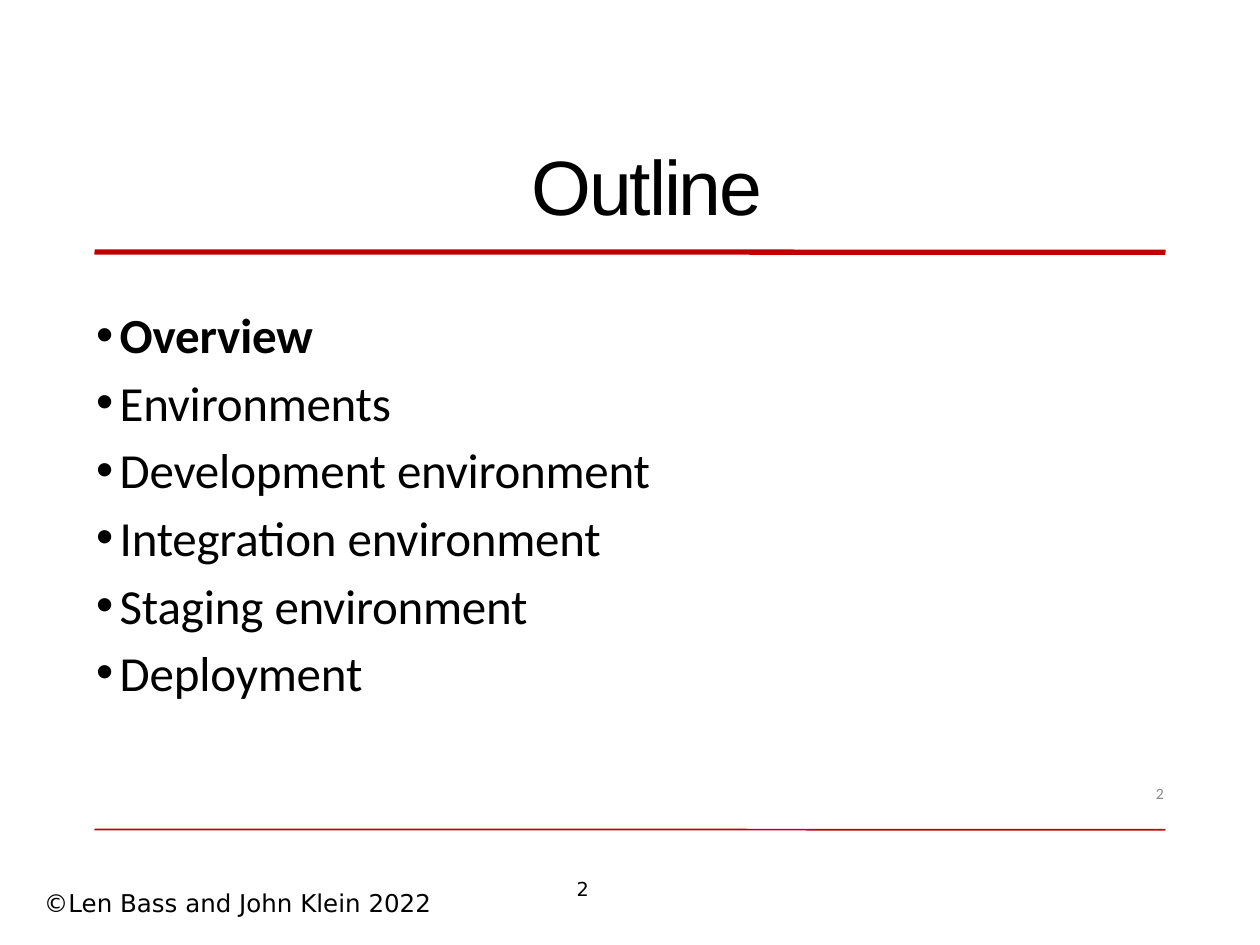
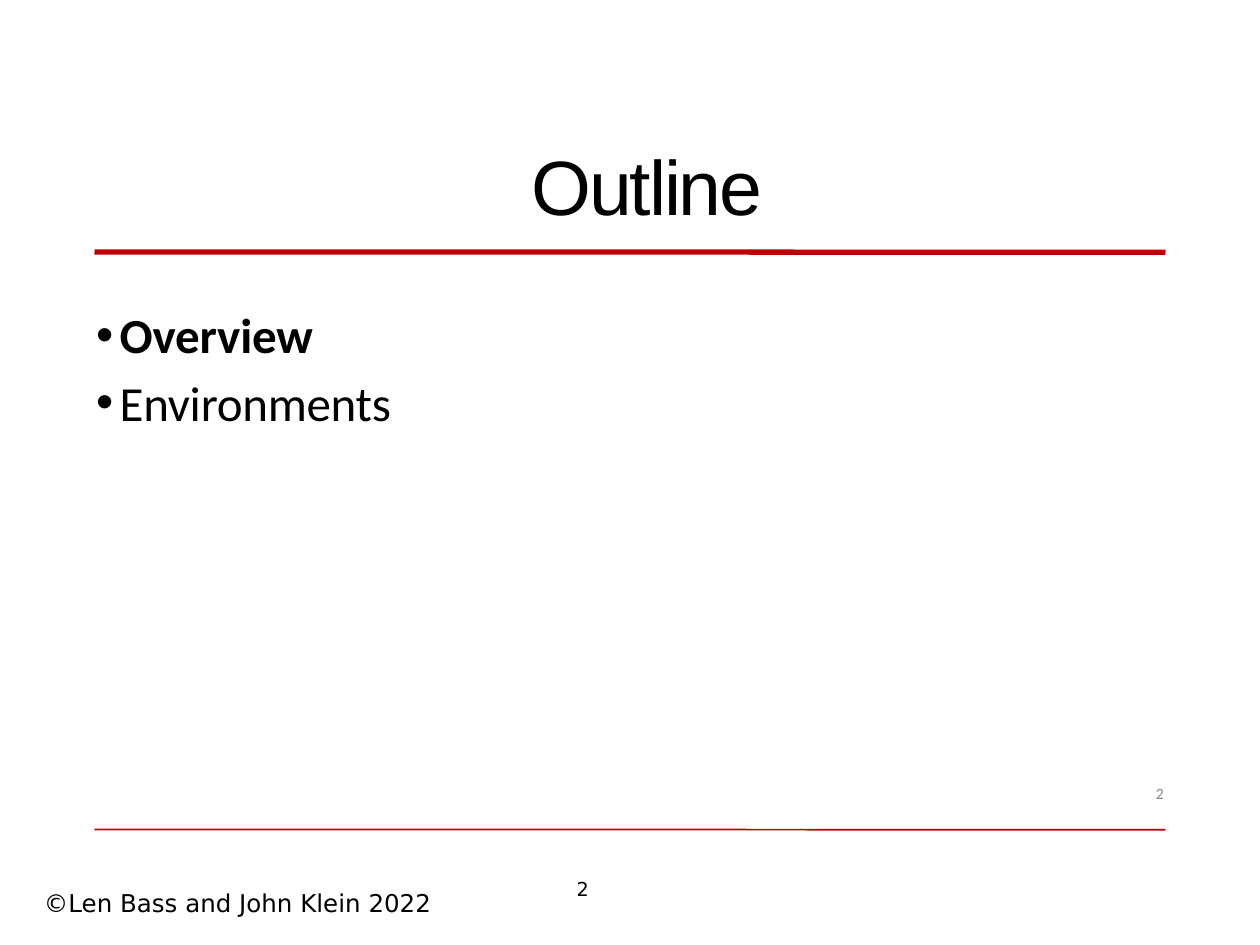
Before and after one commit to len-bass/dosebook, a slide deck: slide 2 of Chap 11--Deployment pipeline 1.pptx. Drawn at 1260x945 pixels with LibreOffice and Linux fonts; fonts in the diff are those of the drawing; background and template pictures are left out. Boxes give left, top, right and bottom in pixels: in the first picture for what was removed or moved away, otherwise in the second. Text is boxed around its words. In the diff, an @@ line names an element or a change of style, - is before the commit and + after.

```diff
--- a/Chap 11--Deployment pipeline 1.pptx
+++ b/Chap 11--Deployment pipeline 1.pptx
@@ text at <box>120,454,650,699</box>: paragraphs removed @@
-• Development environment
-• Integration environment
-• Staging environment
-• Deployment
```
Also in this commit, not shown: 3 other slides changed.
